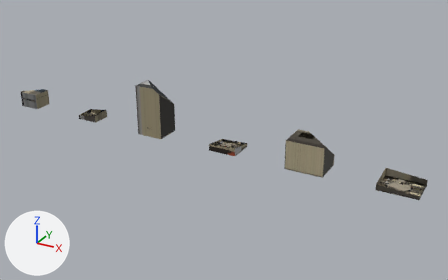
A saved change to the glTF model src/assets/battle/city/modern-israelite-houses-damage.glb.
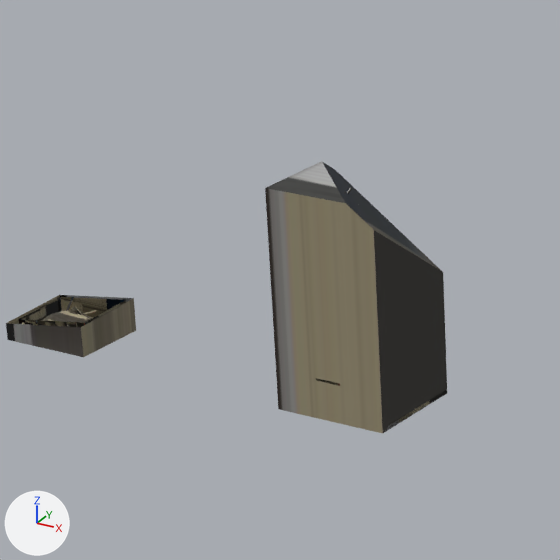
The first picture shows the older version from a camera (50 mm lens) standing at (18.35, -17.32, 8.95) and looking at (8.7, 0.22, 0.18). The close-ups show the older and then the newer version on the part from 17% to 45% of the width and 16% to 60% of the height of that picture. Only the edits that show in the close-ups are written down. Arrows for +X, +Y and +Z are at lower left; the lights stay in place. Where no turn or scale is listed for an object, it has been applied to the vertices. Vertices at exactly the same position are counted once.
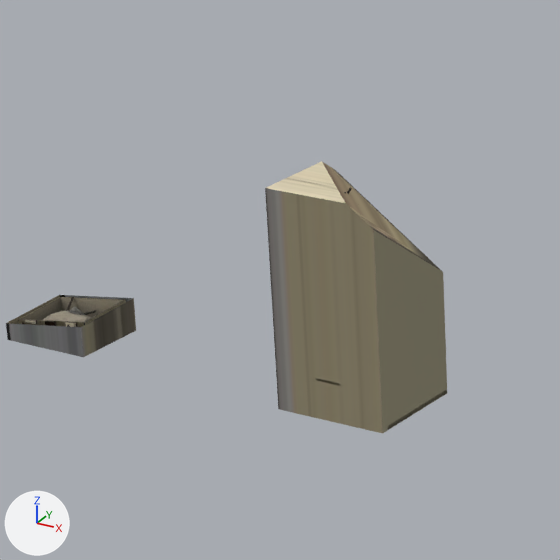
What differs and where, as boxes [x1, y1, x2, y2] in the close-ups (560 x 560 px):
'Mesh_2', surface changed (black to brown)
    both: [265, 161, 447, 433]
'Mesh_11', surface changed
    both: [6, 295, 136, 357]
'Mesh_9', surface changed, reshaped
    both: [18, 297, 126, 327]
'Mesh_0', surface changed
    both: [321, 188, 447, 430]
part 1 of me_mesh_2, surface changed (black to brown)
    both: [266, 161, 447, 433]
part 2 of me_mesh_9, added (brown)
    after: [21, 297, 125, 327]
part 3 of me_mesh_9, surface changed
    both: [18, 297, 126, 327]

The change, as a diff of the scene's bpy script:
```diff
--- a/src/assets/battle/city/modern-israelite-houses-damage.glb.py
+++ b/src/assets/battle/city/modern-israelite-houses-damage.glb.py
@@ mat_town @@
 n3 = _N.new('ShaderNodeMapping'); n3.name = 'Mapping'
-n3.inputs[1].default_value = (0.0008, -14.01, 0.0)  # 'Location'
-n3.inputs[3].default_value = (15.98, 15.01, 1.0)  # 'Scale'
+n3.inputs[1].default_value = (0.0008, -14.0, 0.0)  # 'Location'
+n3.inputs[3].default_value = (15.98, 15.0, 1.0)  # 'Scale'
 n4 = _N.new('ShaderNodeUVMap'); n4.name = 'UV Map'
@@ me_mesh_2 @@
 me_mesh_2.from_pydata(...)  # 38 vertices, 62 faces; spans x 0.15..1.16, y -0.99..-0.06, z 0.0..1.87
 # used by ob_mesh_2; location = (5.347, 0.522, -0.004)
+# me_mesh_2 part 1: texture (UV) coordinates of 57 of 62 faces, centred in x 0.15..1.16, y -0.75..-0.11, z 0.0..1.87, changed; they spanned u 0.01..0.05, v 0.94..1.0 and now span u 0.0..0.06, v 0.95..1.0
 me_mesh_2.materials.append(mat_town)
@@ me_mesh_9 @@
 # used by ob_mesh_9; location = (2.347, 0.522, -0.004)
-me_mesh_9.from_pydata(...)  # 337 vertices, 457 faces; spans x 0.275..1.03, y -0.871..-0.207, z 0.0..0.292
+me_mesh_9.from_pydata(...)  # 614 vertices, 636 faces; spans x 0.275..1.03, y -0.871..-0.207, z 0.0..0.292
+# me_mesh_9 part 2: 277 vertices added at x 0.279..1.027, y -0.868..-0.21, z 0.008..0.292
+# me_mesh_9 part 3: 347 kept faces spanning x 0.275..1.03, y -0.871..-0.207, z 0.0..0.292 get new texture (UV) coordinates
 me_mesh_9.materials.append(mat_town)
```
